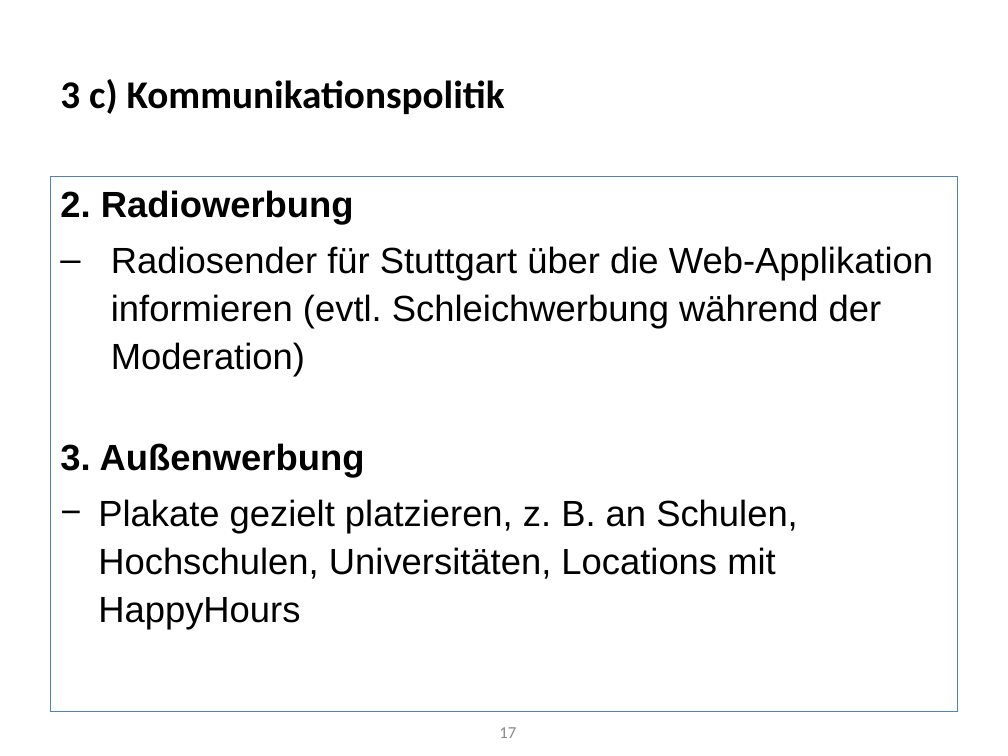
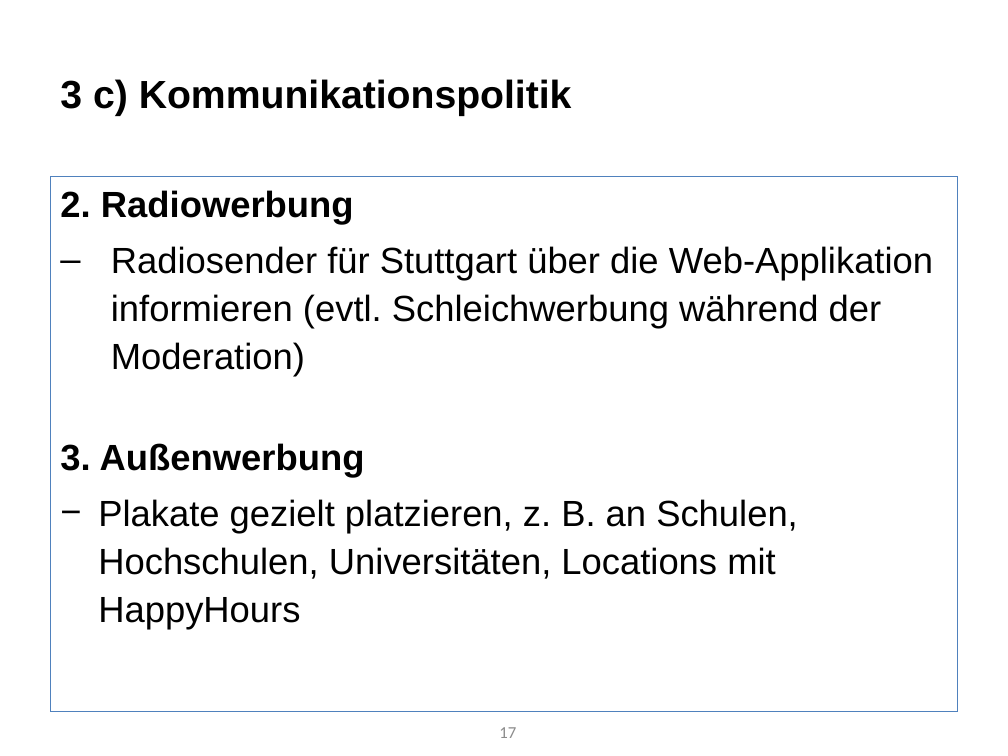
Before and after one commit to Roba1993/Happy-Hour, a slide deck: slide 17 of documents/marketing/Klassische Medien Marketingkonzept/Marketingstrategie - Klassische Medien (5.8).pptx. Drawn at 1008x756 pixels with LibreOffice and Linux fonts; fonts in the diff are those of the drawing. Boxes give left, top, right and bottom in pixels: in the first picture for what was removed or moved away, otherwise in the second. Text is boxed around its words. In the diff, an @@ line names an element or a change of style, - is before the commit and + after.

```diff
--- a/documents/marketing/Klassische Medien Marketingkonzept/Marketingstrategie - Klassische Medien (5.8).pptx
+++ b/documents/marketing/Klassische Medien Marketingkonzept/Marketingstrategie - Klassische Medien (5.8).pptx
@@ title "3 c) Kommunikationspolitik" at [60, 79, 572, 116]: font Calibri to Arial @@
```
Also in this commit, not shown: 10 other slides changed.
